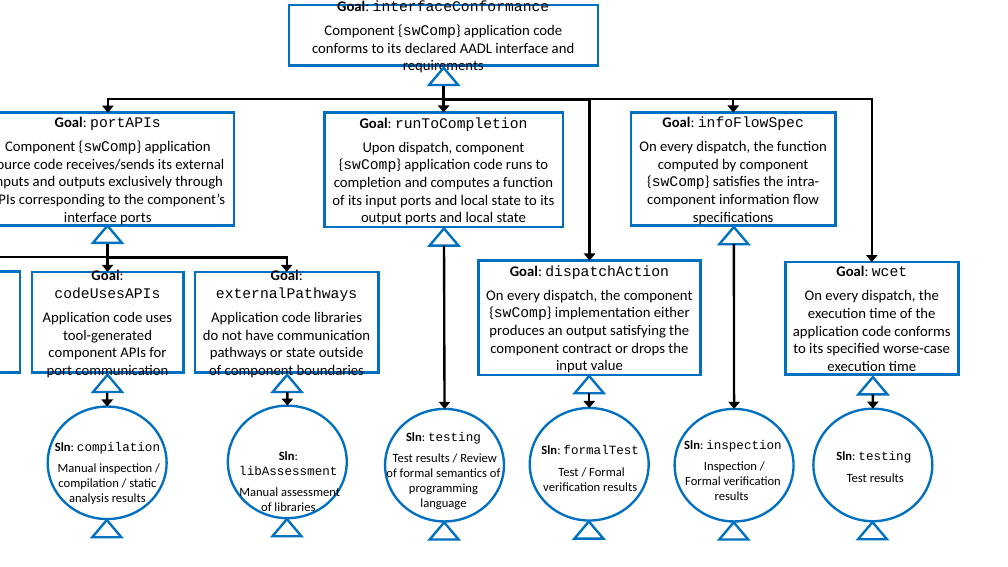
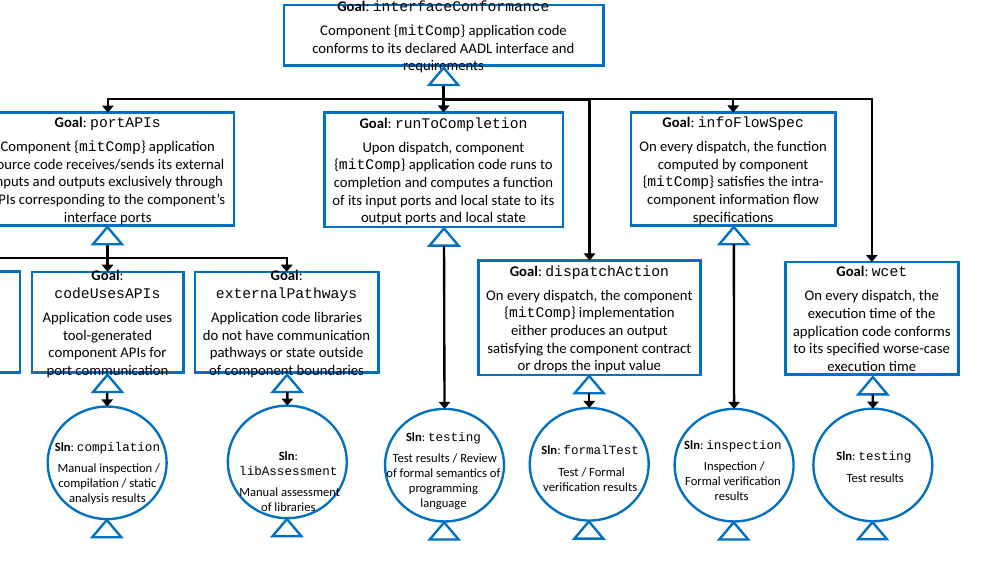
Before and after one commit to iamundson/case-assurance-pattern, a slide deck: slide 11 of figs/figures.pptx. Drawn at 1008x567 pixels with LibreOffice and Linux fonts; fonts in the diff are those of the drawing. Boxes give left, top, right and bottom in pixels: in the first picture for what was removed or moved away, otherwise in the second. Text is boxed around its words. In the diff, an @@ line names an element or a change of style, - is before the commit and + after.

```diff
--- a/figs/figures.pptx
+++ b/figs/figures.pptx
@@ rounded rectangle "Goal: interfaceConformance": place and size @@
-rounded rectangle "Goal: interfaceConformance" at (289, 5, 598, 66)
+rounded rectangle "Goal: interfaceConformance" at (284, 5, 603, 66)
@@ text in rounded rectangle at (312, 24, 575, 75): text changed @@
-Component {swComp} application code conforms to its declared AADL interface and requirements
+Component {mitComp} application code conforms to its declared AADL interface and requirements
@@ text in rounded rectangle at (1, 140, 225, 226): text changed @@
-Component {swComp} application source code receives/sends its external inputs and outputs exclusively through APIs corresponding to the component’s interface ports
+Component {mitComp} application source code receives/sends its external inputs and outputs exclusively through APIs corresponding to the component’s interface ports
@@ text in rounded rectangle at (332, 141, 554, 227): text changed @@
-Upon dispatch, component {swComp} application code runs to completion and computes a function of its input ports and local state to its output ports and local state
+Upon dispatch, component {mitComp} application code runs to completion and computes a function of its input ports and local state to its output ports and local state
@@ text in rounded rectangle at (639, 140, 827, 226): text changed @@
-On every dispatch, the function computed by component {swComp} satisfies the intra-component information flow specifications
+On every dispatch, the function computed by component {mitComp} satisfies the intra-component information flow specifications
@@ elbow arrow (107, 244) - (0, 271): route changed @@
@@ elbow arrow (107, 244) - (287, 272): route changed @@
@@ elbow arrow (107, 244) - (107, 272): route changed @@
@@ text in rounded rectangle at (486, 289, 693, 375): text changed @@
-On every dispatch, the component {swComp} implementation either produces an output satisfying the component contract or drops the input value
+On every dispatch, the component {mitComp} implementation either produces an output satisfying the component contract or drops the input value
```
Also in this commit, not shown: 6 other slides changed, 9 other files.
